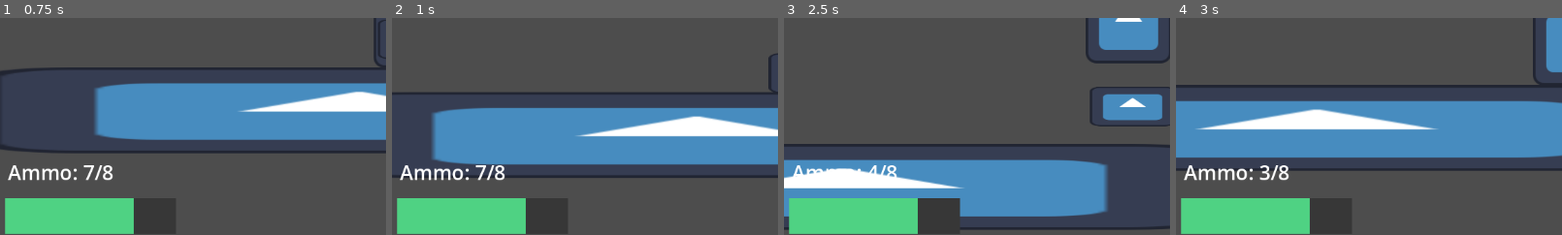
Above: before the commit, frames 1-4 (left to right).
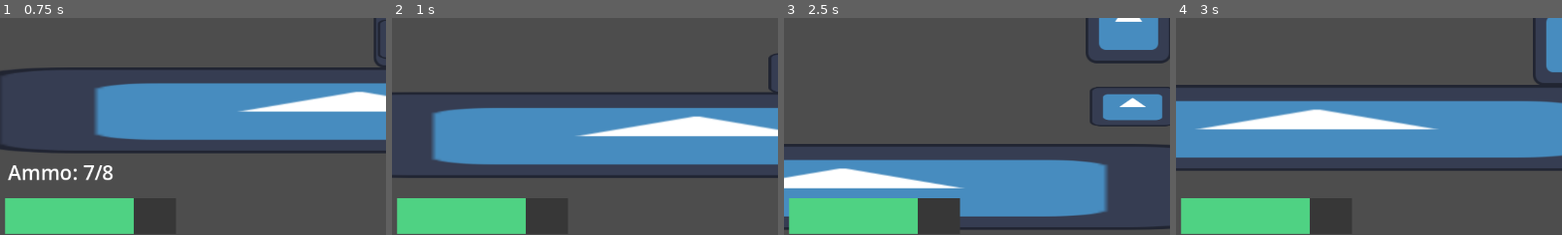
Above: after the commit, the same moments.

Repository: dzfrias/gladiator
Game: Godot game, scene res://scenes/test_scene.tscn
Same seed, same stepped clock (60 frames per second), same inputs: the game is played once before the commit and once after it. The engine's default icon, where the game draws it, is replaced by a stand-in: a white triangle on a blue panel in a dark square.
Inputs (mouse positions are % of the whole screen's width and height, from its top left):
- Up to frame 1 (0.75 s): move the mouse to (72, 45) at 0.52 s; press the mouse at (72, 45) at 0.53 s; hold D (right) from 0.53 s (still down)
- Up to frame 2 (1 s): keep holding D (right); tap Space (jump) at 0.77 s; tap Q (toggle_weapon, bound only after the commit) at 0.8 s
- Up to frame 3 (2.5 s): tap Space (jump) at 1.07, 1.52, 1.82 s; move the mouse to (30, 55) at 1.27 s; release the mouse at (30, 55) at 1.28 s; tap Q (toggle_weapon, bound only after the commit) at 1.35, 2.3 s; click (30, 55) at 1.55 s; move the mouse to (60, 28) at 2.02 s; release D (right) at 2.03 s; press the mouse at (60, 28) at 2.03 s; hold A (left) from 2.03 s (still down)
- Up to frame 4 (3 s): move the mouse to (45, 70) at 2.77 s; release A (left) at 2.78 s; release the mouse at (45, 70) at 2.78 s; hold D (right) from 2.78 s (still down); tap E (roll) at 2.85 s
The pictures show only the part of the screen within x 0-50%, y 49-99%; the shares and areas given below are measured in that part.

Frame 1 is identical in both runs. In frame 2, 0.9% of the frame differs, in the area x 2-30%, y 67-75%; in frame 3, 0.4%; in frame 4, 0.9%.

Commit message:
Add the ability to toggle weapon

Diff:
--- a/project.godot
+++ b/project.godot
@@ -55,6 +55,11 @@
 "events": [Object(InputEventKey,"resource_local_to_scene":false,"resource_name":"","device":-1,"window_id":0,"alt_press …(192 unchanged characters)…
 ]
 }
+toggle_weapon={
+"deadzone": 0.5,
+"events": [Object(InputEventKey,"resource_local_to_scene":false,"resource_name":"","device":-1,"window_id":0,"alt_pressed":false,"shift_pressed":false,"ctrl_pressed":false,"meta_pressed":false,"pressed":false,"keycode":0,"physical_keycode":81,"key_label":0,"unicode":81,"location":0,"echo":false,"script":null)
+]
+}
 
 [layer_names]
 
--- a/scripts/player.gd
+++ b/scripts/player.gd
@@ -6,11 +6,15 @@
 @export var roll_time: float = 0.2
 @export var roll_cooldown_time: float = 0.4
 
+# NOTE this field can be null (if the player has no weapon)
+var _weapon: Weapon
 var _state := State.CONTROL
 var _direction: float = 1
 var _can_roll := true
 static var Instance
 @onready var _init_layer = collision_layer
+
+signal weapon_changed
 
 enum State {
 	CONTROL,
@@ -20,6 +24,7 @@
 func _ready() -> void:
 	$Health.died.connect(_on_health_died)
 	Instance = self
+	_weapon = $Weapon
 
 func _process(delta: float) -> void:
 	if not is_on_floor():
@@ -45,18 +50,24 @@
 func _input(event: InputEvent) -> void:
 	if _state != State.CONTROL:
 		return
-	if event.is_action_pressed("fire"):
-		$Weapon.set_firing(true)
-	if event.is_action_released("fire"):
-		$Weapon.set_firing(false)
+	if event.is_action_pressed("fire") and _weapon:
+		_weapon.set_firing(true)
+	if event.is_action_released("fire") and _weapon:
+		_weapon.set_firing(false)
 	if is_on_floor():
 		if event.is_action_pressed("jump"):
 			velocity.y = -jump_speed
 		if event.is_action_pressed("roll") and _can_roll:
 			_roll()
-	if event.is_action_pressed("reload"):
-		if !$Weapon.is_reloading:
-			$Weapon.reload()
+	if event.is_action_pressed("reload") and _weapon:
+		if !_weapon.is_reloading:
+			_weapon.reload()
+	if event.is_action_pressed("toggle_weapon"):
+		if not _weapon:
+			_weapon = $Weapon
+		else:
+			_weapon = null
+		weapon_changed.emit()
 
 func damage(amount: float) -> void:
 	if $Health.has_died:
@@ -78,7 +89,7 @@
 	print("The player has died")
 
 func get_weapon() -> Weapon:
-	return $Weapon
+	return _weapon
 
 func get_health() -> Health:
 	return $Health;
--- a/scripts/ui/ammo_ui.gd
+++ b/scripts/ui/ammo_ui.gd
@@ -3,7 +3,14 @@
 func _ready() -> void:
 	var weapon = Player.Instance.get_weapon() as Weapon
 	text = "Ammo: " + str(weapon.ammo) + "/" + str(weapon.weapon_stats.max_ammo)
-	weapon.on_ammo_changed.connect(on_ammo_changed)
+	weapon.on_ammo_changed.connect(_on_ammo_changed)
+	Player.Instance.weapon_changed.connect(_on_weapon_changed)
 
-func on_ammo_changed(ammo: int, max_ammo: int):
+func _on_ammo_changed(ammo: int, max_ammo: int) -> void:
 	text = "Ammo: " + str(ammo) + "/" + str(max_ammo)
+
+func _on_weapon_changed() -> void:
+	# TODO this needs to be much more robust when we add the ability to change
+	# between weapons. Right now, since there's only one weapon and the only thing
+	# the player can do is equip/unequip it, this will do.
+	visible = Player.Instance.get_weapon() != null
